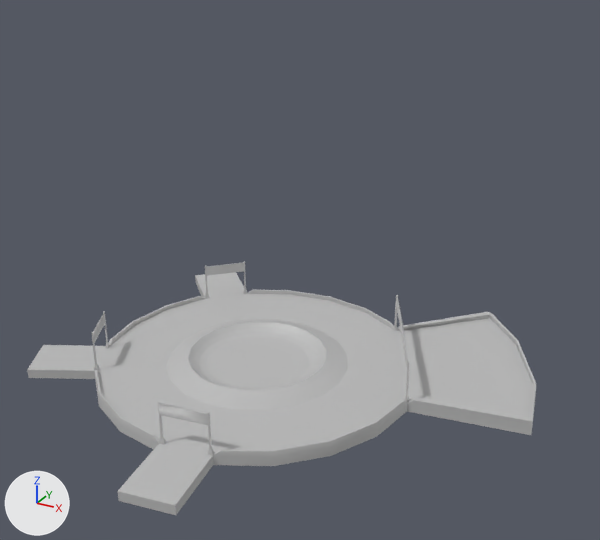
Renders of the FBX model Assets/Static/HubWorld/HubWorld.fbx from each side of a commit.
One viewpoint serves both versions: a camera (50 mm lens) standing at (0.656, -1.044, 0.719) and looking at (0.092, -0.019, 0.207). Lighting does not change. The marker at lower left points along +X, +Y and +Z. Where no turn or scale is listed for an object, it has been applied to the vertices.

The first picture shows 'HubRoad'.
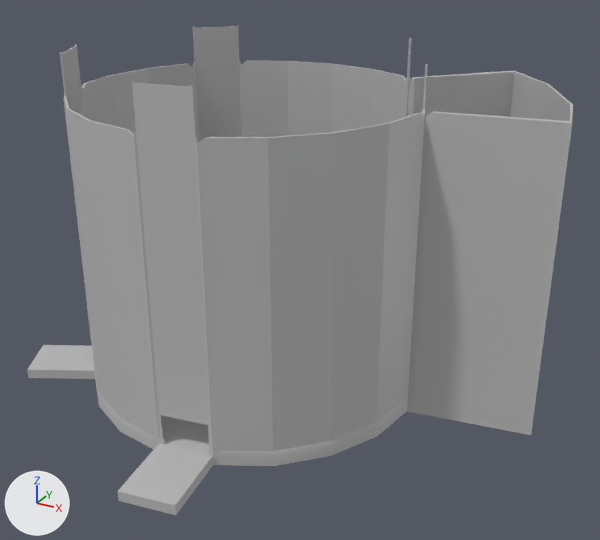
Boxes (x1, y1, x2, y2) around the edits, measured in the pictures (600 x 540 px):
'InvisibleWall', added
    after: (60, 25, 573, 455)
part 1 of me_mesh, cut back
    before: (92, 261, 536, 455)

What the commit changed:
me_mesh is used by ob_hubroad; location (0.0, 0.0, 0.0).
me_mesh had 469 vertices, 473 faces and spanned x -0.358..0.458, y -0.382..0.353, z -0.003..0.082.
me_mesh now has 469 vertices, 421 faces and spans x -0.358..0.458, y -0.382..0.353, z -0.003..0.082.
Part 1, on me_mesh:
54 faces are deleted.
2 new faces join them.
Mesh me_mesh_1 is new.
It has 301 vertices, 204 faces and spans x -0.269..0.457, y -0.271..0.353, z 0.013..0.529.
It uses material mat_lambert1 (grey #bcbcbc).
Object 'InvisibleWall' (ob_invisiblewall) is new; it shows me_mesh_1.
Its location is (0.0, 0.0, 0.0).
